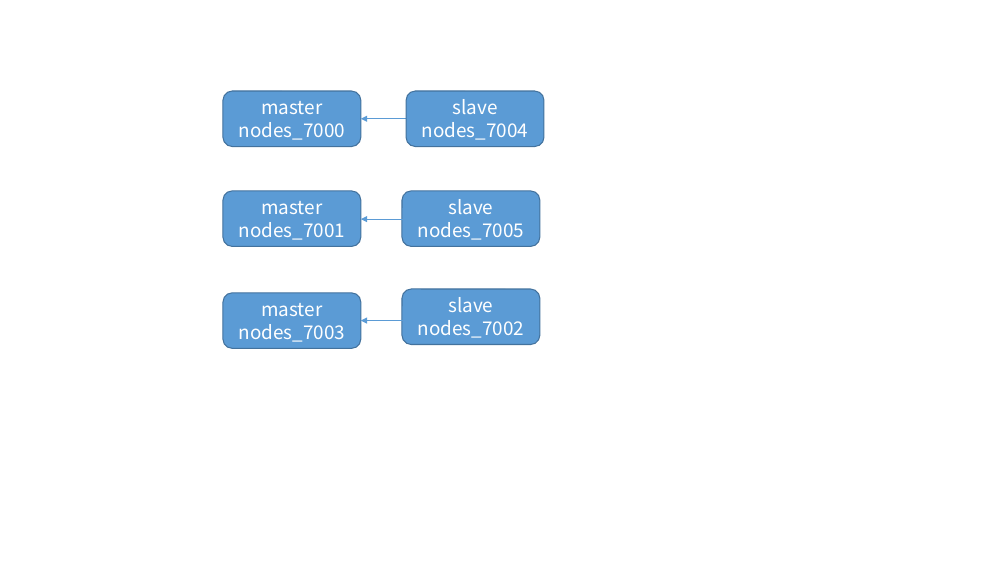
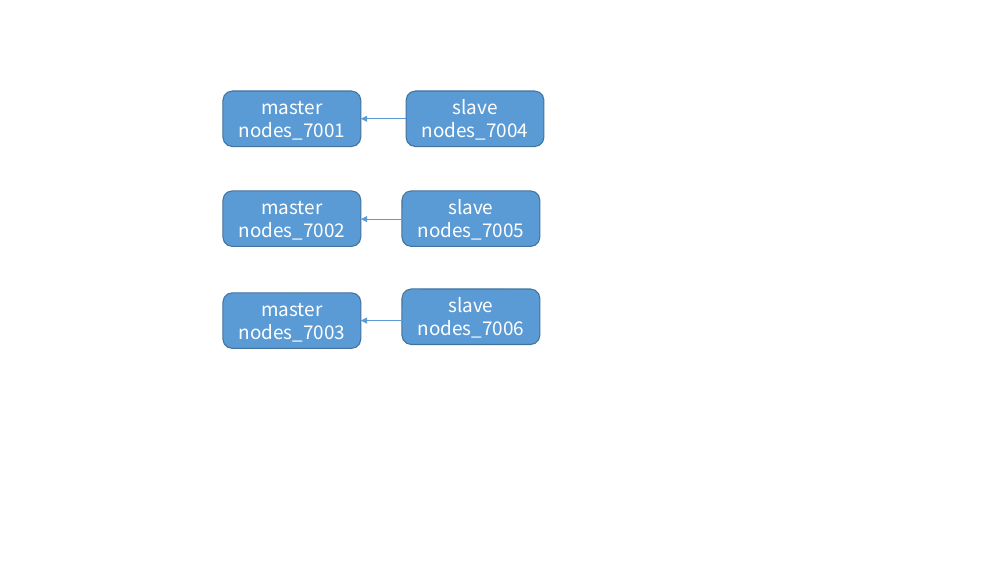
Before and after one commit to cxinping/Redis, a slide deck: slide 3 of Tools/redis架构图.pptx. Drawn at 1008x567 pixels with LibreOffice and Linux fonts; fonts in the diff are those of the drawing. Boxes give left, top, right and bottom in pixels: in the first picture for what was removed or moved away, otherwise in the second. Text is boxed around its words. In the diff, an @@ line names an element or a change of style, - is before the commit and + after.

Commit message:
Redis 集群

```diff
--- a/Tools/redis架构图.pptx
+++ b/Tools/redis架构图.pptx
@@ text in rounded rectangle at box(239, 122, 345, 140): text changed @@
-nodes_7000
+nodes_7001
@@ text in rounded rectangle at box(239, 222, 345, 240): text changed @@
-nodes_7001
+nodes_7002
@@ text in rounded rectangle at box(418, 320, 524, 338): text changed @@
-nodes_7002
+nodes_7006
```
